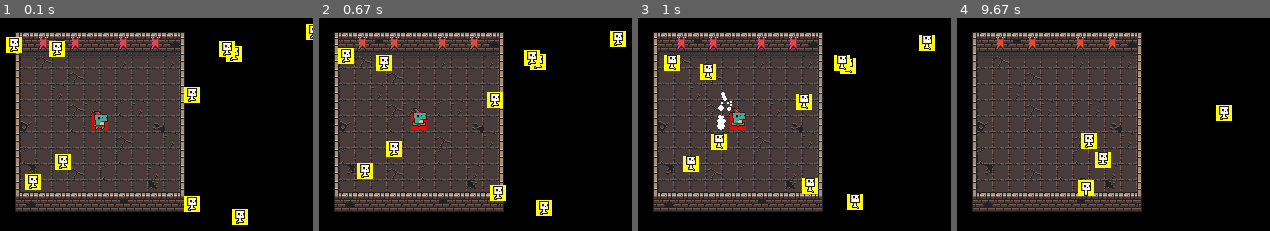
Above: before the commit, frames 1-4 (left to right).
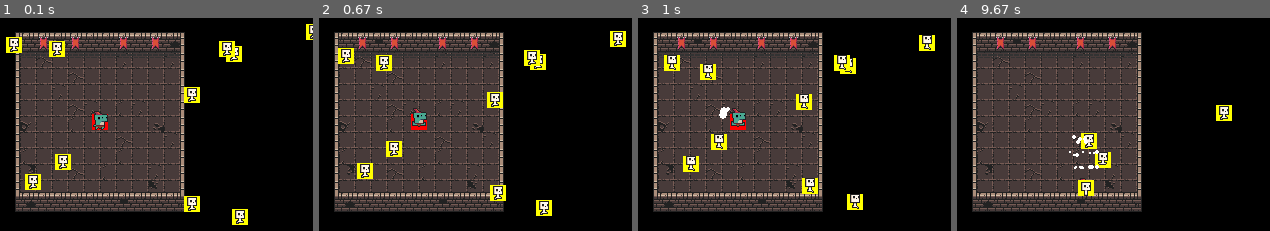
Above: after the commit, the same moments.

Repository: RDGMR/pygame-dungeon-shooter
Game: pygame game, started from main.py
Same seed, same stepped clock (60 frames per second), same inputs: the game is played once before the commit and once after it.
Inputs (mouse positions are in pixels of both pictures, inside the frame that each line leads up to):
- Up to frame 1 (0.1 s): no input
- Up to frame 2 (0.67 s): tap A at 0.33 s
- Up to frame 3 (1 s): click (722, 133) at 0.72 s
- Up to frame 4 (9.67 s): hold Right 1-1.47 s; move the mouse to (1194, 115) at 1.03 s; hold Up 1.5-1.8 s; tap A at 1.65, 3.05, 4.22, 5.78, 7.12, 8.45 s; hold Right 1.83-2.3 s; tap E at 1.98, 3.38, 4.88, 6.28, 7.68, 8.85 s; hold Left 2.33-2.87 s; hold Down 2.9-3.2 s; hold Left 3.23-3.63 s; hold Up 3.67-4.03 s; hold Right 4.07-4.7 s; hold Down 4.73-5.1 s; hold Left 5.13-5.6 s; hold Right 5.63-6.1 s; hold Up 6.13-6.43 s; hold Right 6.47-6.93 s; hold Left 6.97-7.5 s; hold Down 7.53-7.83 s; hold Left 7.87-8.27 s; hold Up 8.3-8.67 s; hold Right 8.7-9.33 s; click (997, 71) at 9.42 s

Frames 1-2 are identical in both runs. In frame 3, 0.3% of the frame differs, in the area x 25-31%, y 34-53%; in frame 4, 0.2%.

Commit message:
:sparkles: Bullets now collide with tiles.

Diff:
--- a/bullet.py
+++ b/bullet.py
@@ -1,12 +1,12 @@
-from particles import Particle_manager
 import pygame
 import math
 
 class Bullet_manager:
-    def __init__(self, Player, enemies, particle_manager):
+    def __init__(self, Player, enemies, particle_manager, tiles):
         self.Player = Player
         self.enemies = enemies
         self.particle_manager = particle_manager
+        self.tiles = tiles
         self.bullets = []
 
     def update(self):
@@ -14,31 +14,38 @@
             self.spawn()
 
         for bullet in self.bullets:
-            self.particle_manager.add((bullet.x, bullet.y))
             bullet.x += bullet.vel_x
             bullet.y += bullet.vel_y
+            bullet.rect.x = bullet.x
+            bullet.rect.y = bullet.y
             for enemy in self.enemies:
-                if pygame.Rect(bullet.x, bullet.y, 5, 5).colliderect(enemy):
+                if bullet.rect.colliderect(enemy):
                     enemy.hp -= 1
                     bullet.hp -= 1
+                    self.particle_manager.explode((bullet.x, bullet.y))
+            for tile in self.tiles:
+                if bullet.rect.colliderect(tile) and tile.solid:
+                    bullet.hp = 0
+                    self.particle_manager.explode((bullet.x, bullet.y))
             if bullet.hp <= 0 or bullet.x < 0 - 5 or bullet.x > 426 or bullet.y < 0 - 5 or bullet.y > 240:
                 self.bullets.remove(bullet)
 
     def render(self):
         for bullet in self.bullets:
-            pygame.draw.rect(self.Player.screen, "BLUE", (bullet.x, bullet.y, 5, 5))
+            pygame.draw.rect(self.Player.screen, "BLUE", bullet.rect)
 
     def spawn(self):
-        self.bullets.append(self.Bullet(self.Player.rect))
+        self.bullets.append(self.Bullet(self.Player.rect.center))
 
     class Bullet:
         def __init__(self, origin):
-            self.x = origin.x
-            self.y = origin.y
+            self.x = origin[0]
+            self.y = origin[1]
+            self.rect = pygame.Rect(self.x, self.y, 5, 5)
             self.hp = 1
             mouse_x, mouse_y = pygame.mouse.get_pos()
-            distance_x = mouse_x - origin.x
-            distance_y = mouse_y - origin.y
+            distance_x = mouse_x - self.x
+            distance_y = mouse_y - self.y
             angle = math.atan2(distance_y, distance_x)
             vel = 1.5
 
--- a/main.py
+++ b/main.py
@@ -18,7 +18,7 @@
 Player = Player(screen, Map)
 particle_manager = Particle_manager(screen)
 enemy_manager = Enemy_manager(Player)
-bullet_manager = Bullet_manager(Player, enemy_manager.enemies, particle_manager)
+bullet_manager = Bullet_manager(Player, enemy_manager.enemies, particle_manager, Map.tiles)
 
 # Game loop.
 while running:
--- a/particles.py
+++ b/particles.py
@@ -7,6 +7,9 @@
         self.particles = []
 
     def add(self, pos):
+        self.particles.append(self.Particle(pos))
+
+    def explode(self, pos):
         self.particles.append(self.Particle(pos))
 
     def update(self):
@@ -30,4 +33,4 @@
             self.x += self.x_vel
             self.y += self.y_vel
             self.y_vel += 0.1
-            self.radius -= 0.5
+            self.radius -= 0.25
--- a/player.py
+++ b/player.py
@@ -80,17 +80,13 @@
 
             if self.Hit.right:
                 movement[0] -= self.Hit.vel
-                # self.x -= self.Hit.vel
             elif self.Hit.left:
                 movement[0] += self.Hit.vel
-                # self.x += self.Hit.vel
 
             if self.Hit.up:
                 movement[1] += self.Hit.vel
-                # self.y += self.Hit.vel
             elif self.Hit.down:
                 movement[1] -= self.Hit.vel
-                # self.y -= self.Hit.vel
 
             self.rect = self.move(self.rect, movement)
 
@@ -125,13 +121,11 @@
                 self.rect = self.move(self.rect, movement)
 
             if self.right or self.left or self.up or self.down:
-                # self.running = True
                 self.image = self.run_sprites[self.run_counter]
                 self.run_counter += 1
                 if self.run_counter >= len(self.run_sprites):
                     self.run_counter = 0
             else:
-                # self.running = False
                 self.image = self.sprites[self.current_sprite]
 
     def damage(self):
